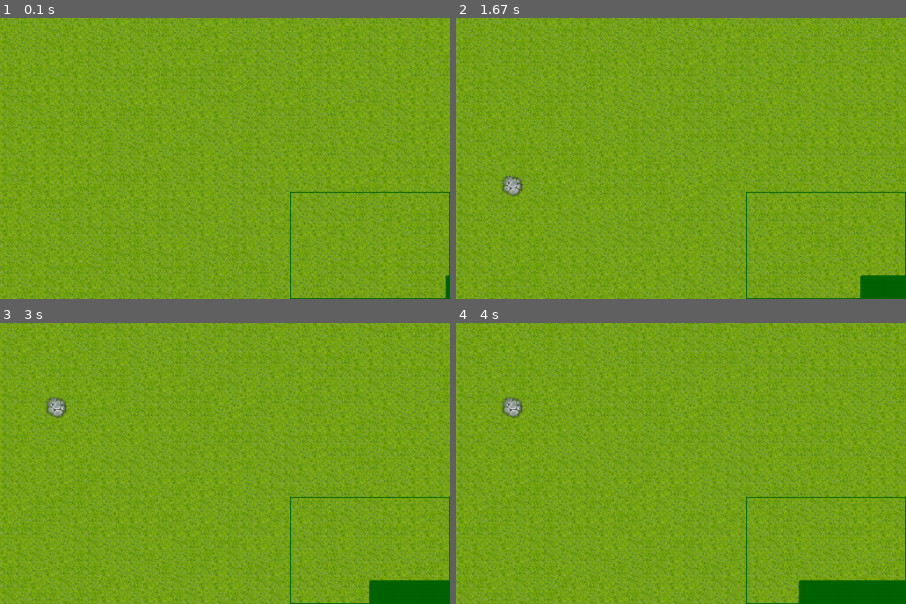
Above: before the commit, frames 1-4 (two rows, left to right).
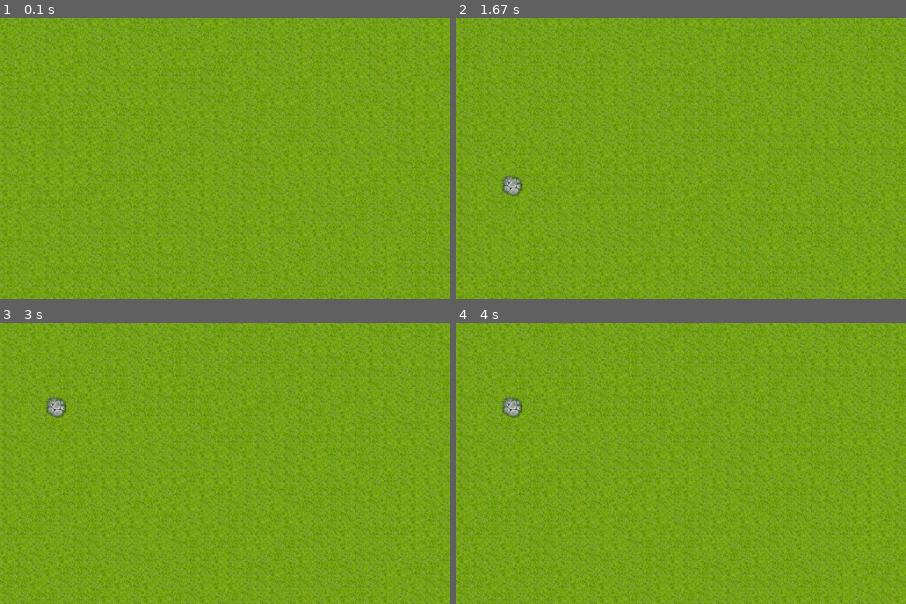
Above: after the commit, the same moments.

Repository: GamesCreatorsClub/TileEngine
Game: pygame game, started from examples/top_down_example_game_main.py
The game is run twice, just before and just after one commit, with the same random seed, the same clock (stepped at 60 frames per second) and the same inputs.
Inputs (mouse positions are % of the whole screen's width and height, from its top left):
- Up to frame 1 (0.1 s): no input
- Up to frame 2 (1.67 s): click (50, 50) at 0.38 s
- Up to frame 3 (3 s): no input
- Up to frame 4 (4 s): no input
The pictures show only the part of the screen within x 50-100%, y 50-100%; the shares and areas given below are measured in that part.

The runs differ from the first frame. In frame 1, 0.5% of the frame differs, in the area x 64-100%, y 61-100%; in frame 2, 1.2%; in frame 3, 1.9%; in frame 4, 2.4%.

Commit message:
Updated boilerplate game

Diff:
--- a/editor/python_boilerplate.py
+++ b/editor/python_boilerplate.py
@@ -207,6 +207,13 @@
                    .replace(",\n    \"assets/side_scroller/level2.tmx\"", "")
                    .replace("game_context.set_level(levels[\"test-level\"])", f"game_context.set_level(levels[\"{level_name}\"])")
                    .replace("game_context.set_level(levels[\"level1\"])", f"game_context.set_level(levels[\"{level_name}\"])")
+                   .replace("""
+# This is needed to ensure examples can be run from the subfolder
+if not os.path.exists("engine"):
+    os.chdir(os.path.dirname(os.path.abspath(".")))
+
+sys.path.append(os.getcwd())
+""", "")
                    )
         return content
 
--- a/engine/debug.py
+++ b/engine/debug.py
@@ -19,16 +19,16 @@
         self.debug_colour_main = pygame.color.THECOLORS["darkgreen"]
         self.debug_colour_decoration = pygame.color.THECOLORS["black"]
         self.utilisation_rect = Rect(0, 0, 0, 0)
-        self.show_utilisation = True
+        self.show_utilisation = False
         self.show_fps = False
         self.debug_key_expected = False
-        self.debug_font_small = pygame.font.SysFont("Comic Sans MS", 30)
-        self.debug_font_big = pygame.font.SysFont("Comic Sans MS", 60)
+        self.debug_font_small = pygame.font.SysFont("verdana", 13)
+        self.debug_font_big = pygame.font.SysFont("verdana", 20)
         self.show_player = False
 
         self._show_jumps = False
 
-        self.input_expected_text = self.debug_font_big.render("Input:", True, self.debug_colour_main)
+        self.input_expected_text = self.debug_font_big.render("Input: (u/f/p/j)", True, self.debug_colour_main)
 
     def frame_start(self) -> None:
         self._frame_start = time.time()
--- a/examples/top_down_example_game_main.py
+++ b/examples/top_down_example_game_main.py
@@ -7,7 +7,6 @@
     os.chdir(os.path.dirname(os.path.abspath(".")))
 
 sys.path.append(os.getcwd())
-
 
 from engine.game import Game
 from engine.level import Level
